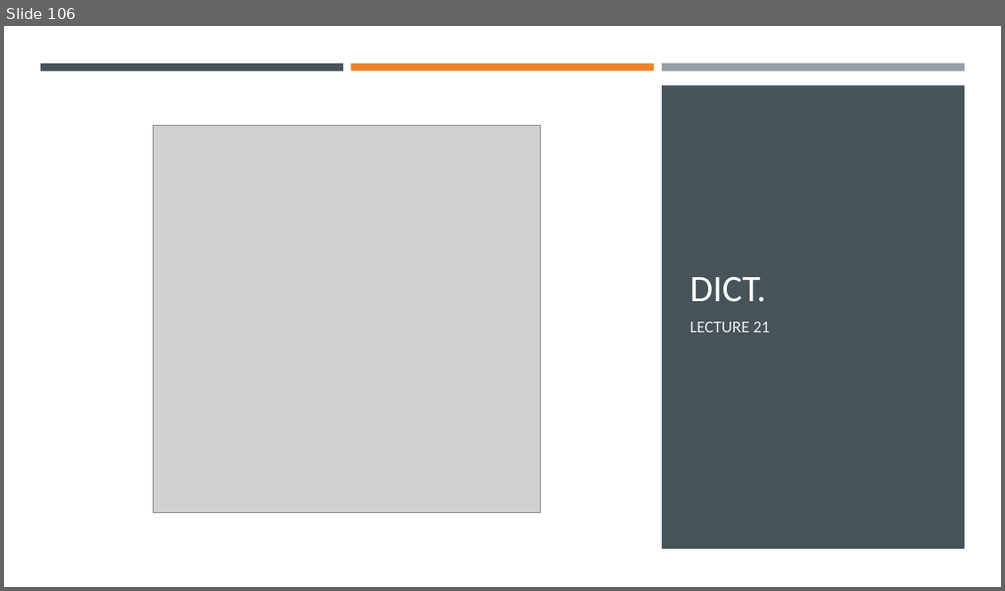
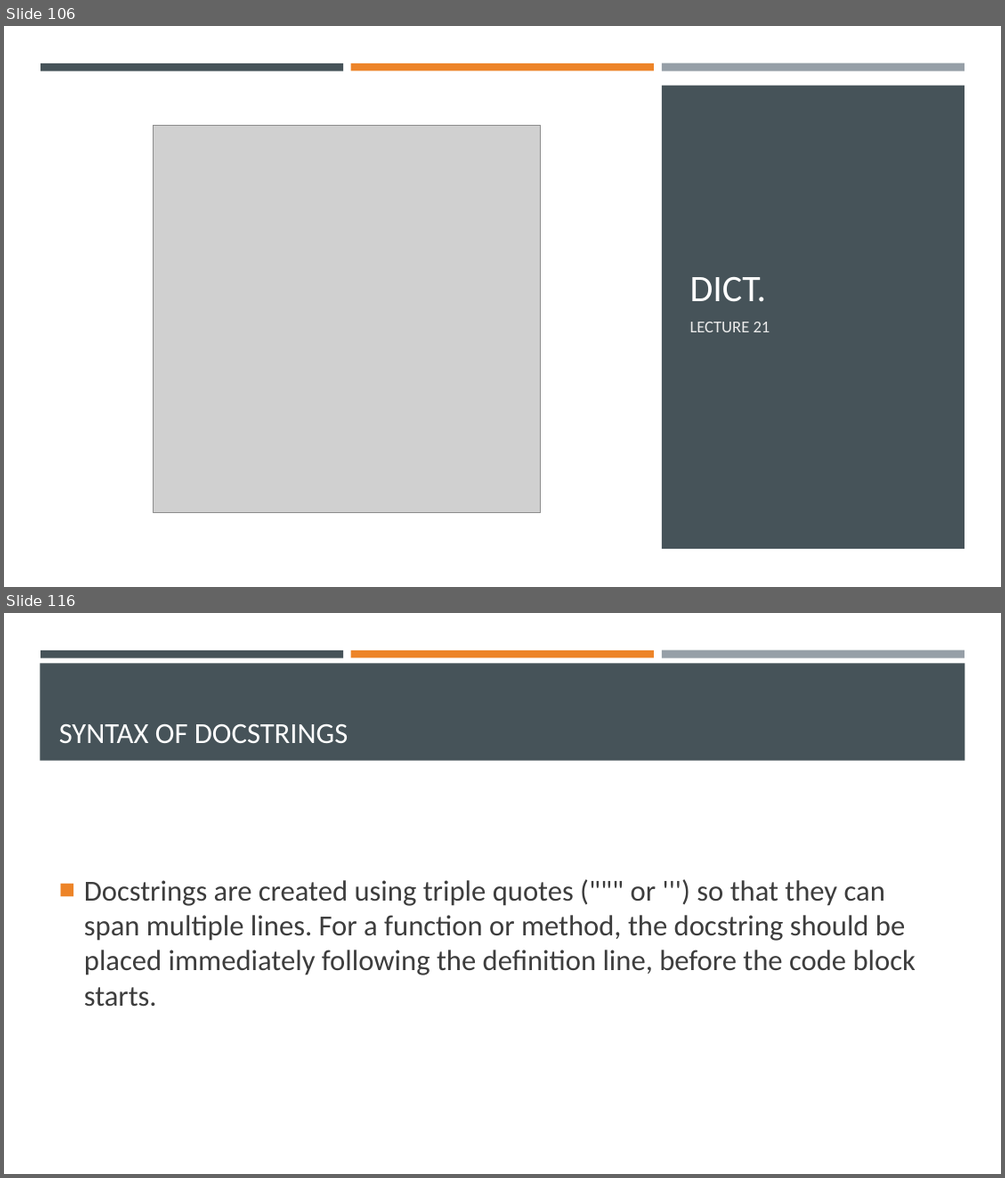
Before and after one commit to Ghost0396/iot, a slide deck: python/Python 3.pptx. Shown one above the other, each under a label of ours: slide 106 before the commit, slides 106 and 116 after it; the slides between them are not shown. The pictures are 1005x591 and 1005x1178 pixels, drawn with LibreOffice and Linux fonts; fonts in the diff are those of the drawing; grey boxes stand for pictures. Boxes give left, top, right and bottom in pixels: in the first picture for what was removed or moved away, otherwise in the second. Text is boxed around its words. In the diff, an @@ line names an element or a change of style, - is before the commit and + after.

```diff
--- a/python/Python 3.pptx
+++ b/python/Python 3.pptx
@@ slide 116 added at (4,613,1001,1174), background #FFFFFF @@
@@ rectangle added at (40,663,965,761), fill #465359 @@
@@ rectangle added at (40,650,343,657), fill #465359 @@
@@ rectangle added at (351,650,654,657), fill #ED8428 @@
@@ rectangle added at (662,650,964,658), fill #969FA7 @@
@@ title added at (59,724,348,743), 28 pt, text #FFFFFF @@
+SYNTAX OF DOCSTRINGS
@@ text added at (84,880,915,1006), 28 pt, text #3D3D3D @@
+■ Docstrings are created using triple quotes (""" or ''') so that they can span multiple lines. For a function or method, the docstring should be placed immediately following the definition line, before the code block starts.
```
Also in this commit, not shown: 17 other slides added, 1 slide removed, 2 other files.
